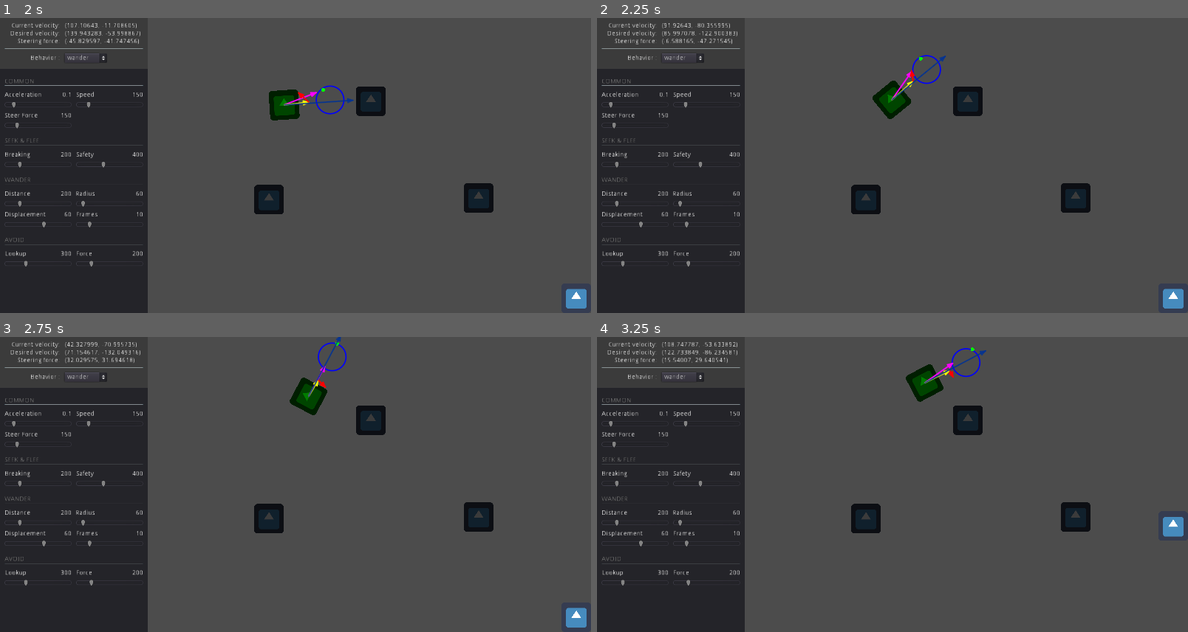
Above: before the commit, frames 1-4 (two rows, left to right).
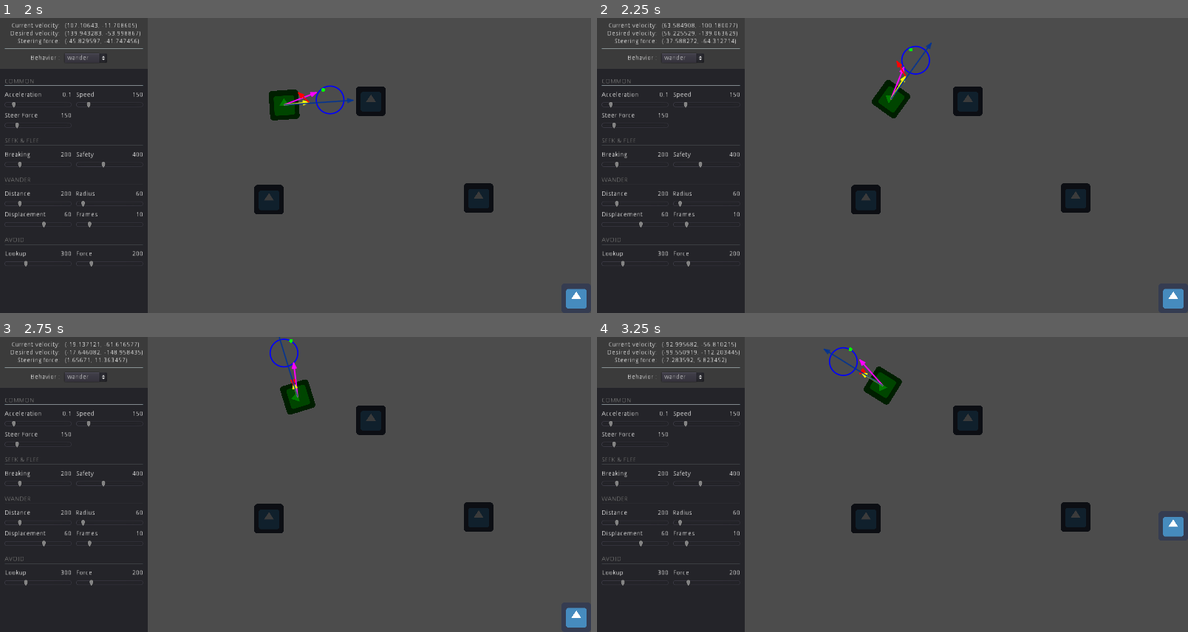
Above: after the commit, the same moments.

Repository: FredoLaPower/steering-behaviors
Game: Godot game, scene res://Scene/Main.tscn
The game is run twice, just before and just after one commit, with the same random seed, the same clock (stepped at 60 frames per second) and the same inputs. The engine's default icon, where the game draws it, is replaced by a stand-in: a white triangle on a blue panel in a dark square.
Inputs:
- Up to frame 1 (2 s): hold Right (player_right) 0.53-1.28 s; hold Down (player_down) from 1.28 s (still down)
- Up to frame 2 (2.25 s): release Down (player_down) at 2.03 s; hold Right (player_right) from 2.03 s (still down)
- Up to frame 3 (2.75 s): keep holding Right (player_right)
- Up to frame 4 (3.25 s): release Right (player_right) at 2.78 s; hold Up (player_up) from 2.78 s (still down)

Frame 1 is identical in both runs. In frame 2, 0.8% of the frame differs, in the area x 11-59%, y 1-35%; in frame 3, 1.2%; in frame 4, 1.7%, in the area x 11-66%, y 1-23%.

Commit message:
Tamed jittering of avoidance.

Diff:
--- a/Scene/Behaviors.gd
+++ b/Scene/Behaviors.gd
@@ -68,7 +68,7 @@
 		distance = position.distance_to($RayCast.get_collision_point())
 		avoidance_force = $RayCast.get_collision_normal() * (AVOIDANCE_FORCE - distance) # Closer we are stronger is the force
 	else:
-		avoidance_force = Vector2.ZERO
+		avoidance_force = lerp(avoidance_force, Vector2.ZERO, ACCELERATION) # Lerp to reduce the jitter
 
 	# Calculate desired velocity
 	if BEHAVIOR == 2:
